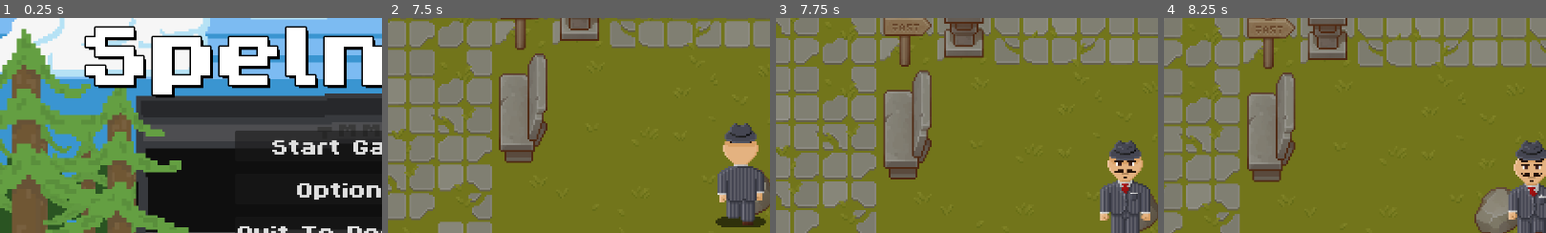
Above: before the commit, frames 1-4 (left to right).
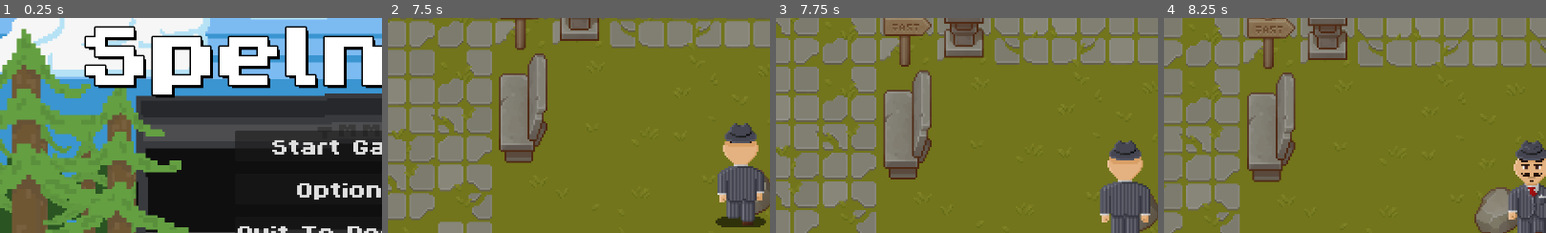
Above: after the commit, the same moments.

Repository: Goldstar32/TMMGame
Game: Godot game, scene res://Scenes/Menus/main_menu.tscn
Same seed, same stepped clock (60 frames per second), same inputs: the game is played once before the commit and once after it.
Inputs:
- Up to frame 1 (0.25 s): no input
- Up to frame 2 (7.5 s): click "Start Game" at 0.5 s; hold D (right) 1.28-2.03 s; hold S (down) 2.03-2.78 s; hold D (right) 2.78-3.53 s; hold W (up) 3.53-4.28 s; hold A (left) 4.28-5.78 s; tap Enter at 5.75 s; hold S (down) 5.78-6.53 s; hold D (right) 6.53-7.28 s; hold W (up) from 7.28 s (still down)
- Up to frame 3 (7.75 s): keep holding W (up)
- Up to frame 4 (8.25 s): release W (up) at 8.03 s; hold D (right) from 8.03 s (still down)
The pictures show only the part of the screen within x 4-54%, y 10-60%; the shares and areas given below are measured in that part.

Frames 1-2 are identical in both runs. In frame 3, 0.7% of the frame differs, in the area x 84-98%, y 66-96%; in frame 4, nothing differs.

Commit message:
Fixed idle animation

Diff:
--- a/Scripts/Player/player.gd
+++ b/Scripts/Player/player.gd
@@ -2,6 +2,7 @@
 
 @export var speed : int = 120 # speed in pixels/sec
 @onready var animations = $AnimationPlayer
+var direction = "down" # direction in which the player is moving
 
 func handle_input():
 	var move_direction = Input.get_vector("left", "right", "up", "down")
@@ -9,11 +10,11 @@
 
 func update_animation():
 	if velocity.length() == 0:
-		animations.play("idle_down")
+		animations.play("idle_" + direction)
 		animations.stop()
 	else:
-		var direction = "down"
-		if velocity.x < 0: direction = "down" # actually left
+		if velocity.y > 0: direction = "down"
+		elif velocity.x < 0: direction = "down" # actually left
 		elif velocity.x > 0: direction = "down" # actually right
 		elif velocity.y < 0: direction = "up"
 
